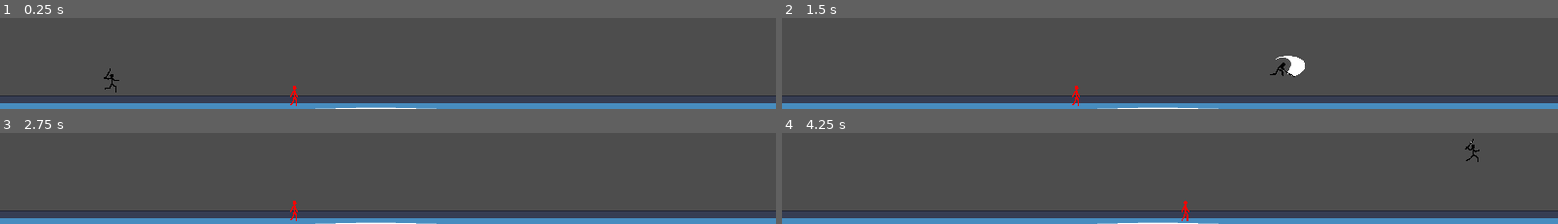
Above: before the commit, frames 1-4 (two rows, left to right).
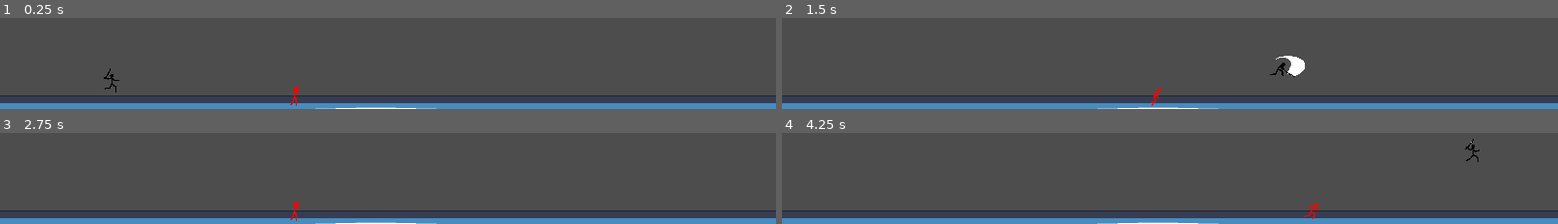
Above: after the commit, the same moments.

Repository: tyomhak/RedEyeSamurai-gd
Game: Godot game, scene res://scenes/levels/test_level.tscn
Two runs of this game, one before a commit and one after it. Both use one fixed random seed, a clock stepped at 60 frames per second and the inputs below. The engine's default icon, where the game draws it, is replaced by a stand-in: a white triangle on a blue panel in a dark square.
Inputs (mouse positions are in pixels of both pictures, inside the frame that each line leads up to):
- Up to frame 1 (0.25 s): no input
- Up to frame 2 (1.5 s): tap Enter at 0.5 s; move the mouse to (outside the picture) at 0.52 s; hold D (right) from 0.53 s (still down); click (outside the picture) at 0.6 s; tap Space (jump) at 0.77 s; move the mouse to (outside the picture) at 1.27 s; click (outside the picture) at 1.35 s
- Up to frame 3 (2.75 s): tap Space (jump) at 1.52 s; tap R (restart) at 2 s; move the mouse to (outside the picture) at 2.02 s; release D (right) at 2.03 s; hold A (left) from 2.03 s (still down); click (outside the picture) at 2.1 s
- Up to frame 4 (4.25 s): tap R (restart) at 2.75 s; move the mouse to (outside the picture) at 2.77 s; release A (left) at 2.78 s; hold D (right) from 2.78 s (still down); click (outside the picture) at 2.85 s; tap Space (jump) at 3.02, 3.77 s; move the mouse to (outside the picture) at 3.52 s; click (outside the picture) at 3.6 s

The runs differ from the first frame. In frame 1, less than 0.1% of the frame differs, in the area x 37-39%, y 74-88%; in frame 2, 0.2%; in frame 3, less than 0.1%; in frame 4, 0.2%, in the area x 51-70%, y 74-97%.
Error before the commit: Invalid call. Nonexistent function 'look_direction' in base 'CharacterBody2D (BasicEnemy)'. (res://src/combat/AI/EnemyFSMStates/EnemyChasing.gd:32)

Commit message:
Add bidirectional vision (player detection) to enemy.

Diff:
--- /dev/null
+++ b/scenes/combat/raycast_vision.tscn
@@ -0,0 +1,6 @@
+[gd_scene load_steps=2 format=3 uid="uid://hg3eatmqqrw2"]
+
+[ext_resource type="Script" path="res://src/entities/RaycastVision.gd" id="1_smyr2"]
+
+[node name="RaycastVision" type="Node2D"]
+script = ExtResource("1_smyr2")
--- a/scenes/entities/basic_enemy.tscn
+++ b/scenes/entities/basic_enemy.tscn
@@ -1,7 +1,8 @@
-[gd_scene load_steps=28 format=3 uid="uid://c52r1yv15qakh"]
+[gd_scene load_steps=29 format=3 uid="uid://c52r1yv15qakh"]
 
 [ext_resource type="Script" path="res://src/entities/basic_enemy.gd" id="1_1a3v1"]
 [ext_resource type="PackedScene" uid="uid://pj4lgwaib02r" path="res://scenes/combat/health.tscn" id="3_crsh2"]
+[ext_resource type="PackedScene" uid="uid://hg3eatmqqrw2" path="res://scenes/combat/raycast_vision.tscn" id="3_i15tw"]
 [ext_resource type="PackedScene" uid="uid://ctujvcxy8bbi4" path="res://scenes/visual_effects/blood_particles.tscn" id="4_g8kbv"]
 [ext_resource type="Script" path="res://src/combat/AI/FSM/StateMachine.gd" id="5_hv7bc"]
 [ext_resource type="PackedScene" uid="uid://b085ermere7ib" path="res://scenes/entities/enemy/enemy_states/EnemyIdle.tscn" id="6_4myh0"]
@@ -28,7 +29,7 @@
 [sub_resource type="CapsuleShape2D" id="CapsuleShape2D_wp2ha"]
 
 [sub_resource type="RectangleShape2D" id="RectangleShape2D_ytn6i"]
-size = Vector2(40, 34)
+size = Vector2(20, 30)
 
 [sub_resource type="SpriteFrames" id="SpriteFrames_5havr"]
 animations = [{
@@ -45,7 +46,7 @@
 "duration": 1.0,
 "texture": ExtResource("14_aqyi5")
 }],
-"loop": true,
+"loop": false,
 "name": &"attack",
 "speed": 10.0
 }, {
@@ -107,9 +108,6 @@
 [node name="CollisionShape2D" type="CollisionShape2D" parent="."]
 shape = SubResource("CapsuleShape2D_wp2ha")
 
-[node name="AttackRaycast" type="RayCast2D" parent="."]
-target_position = Vector2(50, 0)
-
 [node name="Health" parent="." instance=ExtResource("3_crsh2")]
 collision_layer = 4
 max_health = 30
@@ -117,42 +115,50 @@
 [node name="CollisionShape2D" parent="Health" index="0"]
 shape = SubResource("CapsuleShape2D_wp2ha")
 
+[node name="RaycastVision" parent="." instance=ExtResource("3_i15tw")]
+
+[node name="RaycastRight" type="RayCast2D" parent="RaycastVision"]
+target_position = Vector2(200, 0)
+collision_mask = 3
+
+[node name="RaycastLeft" type="RayCast2D" parent="RaycastVision"]
+target_position = Vector2(-200, 0)
+collision_mask = 3
+
 [node name="BloodParticles" parent="." instance=ExtResource("4_g8kbv")]
 
 [node name="FSM" type="Node" parent="." node_paths=PackedStringArray("initial_state")]
 script = ExtResource("5_hv7bc")
 initial_state = NodePath("EnemyIdle")
 
-[node name="EnemyIdle" parent="FSM" node_paths=PackedStringArray("visionRayCast") instance=ExtResource("6_4myh0")]
-visionRayCast = NodePath("../../VisionRaycast")
+[node name="EnemyIdle" parent="FSM" node_paths=PackedStringArray("raycastVision") instance=ExtResource("6_4myh0")]
+raycastVision = NodePath("../../RaycastVision")
 
 [node name="EnemyChasing" parent="FSM" instance=ExtResource("7_ivxfk")]
 
 [node name="EnemyAttack" parent="FSM" node_paths=PackedStringArray("attackNode") instance=ExtResource("8_mbtbf")]
-attackNode = NodePath("../../AreaAttack")
+attackNode = NodePath("../../DirectionNode/AreaAttack")
 
 [node name="EnemyHurt" parent="FSM" instance=ExtResource("9_j670l")]
 duration = 0.5
 
 [node name="EnemyDeath" parent="FSM" instance=ExtResource("9_uuk55")]
 
-[node name="VisionRaycast" type="RayCast2D" parent="."]
-target_position = Vector2(-100, 0)
-collision_mask = 2
+[node name="DirectionNode" type="Node2D" parent="."]
 
-[node name="AreaAttack" parent="." instance=ExtResource("9_861lg")]
-position = Vector2(-22, 0)
+[node name="AreaAttack" parent="DirectionNode" instance=ExtResource("9_861lg")]
+position = Vector2(20, 0)
 collision_mask = 2
 damage_amount = 2
 
-[node name="CollisionShape2D" parent="AreaAttack" index="0"]
+[node name="CollisionShape2D" parent="DirectionNode/AreaAttack" index="0"]
 position = Vector2(-4, -2)
 shape = SubResource("RectangleShape2D_ytn6i")
 
-[node name="AnimatedSprite2D" type="AnimatedSprite2D" parent="."]
+[node name="AnimatedSprite2D" type="AnimatedSprite2D" parent="DirectionNode"]
 scale = Vector2(0.256, 0.256)
 sprite_frames = SubResource("SpriteFrames_5havr")
-animation = &"death"
+animation = &"attack"
 
 [connection signal="onDeath" from="Health" to="BloodParticles" method="restart"]
 [connection signal="onDeath" from="Health" to="FSM/EnemyDeath" method="force_interrupt"]
@@ -160,4 +166,4 @@
 [connection signal="onTakeDamage" from="Health" to="FSM/EnemyHurt" method="force_interrupt"]
 
 [editable path="Health"]
-[editable path="AreaAttack"]
+[editable path="DirectionNode/AreaAttack"]
--- a/src/combat/AI/EnemyFSMStates/EnemyIdle.gd
+++ b/src/combat/AI/EnemyFSMStates/EnemyIdle.gd
@@ -1,7 +1,8 @@
 extends EnemyState
 class_name EnemyIdle
 
-@export var visionRayCast: RayCast2D # = $PlayerDetectRaycast
+#@export var visionRayCast: RayCast2D # = $PlayerDetectRaycast
+@export var raycastVision: RaycastVision = null
 
 func enter():
 	super()
@@ -17,8 +18,15 @@
 	charBody.velocity = charBody.velocity.lerp(Vector2.ZERO, 0.5)
 	charBody.move_and_slide()
 
-	var target = visionRayCast.get_collider()
-	#print(target)
-	if target and target is PlayerController:
+	var target = get_target()
+	if target:
 		charBody.player = target
 		transition_to("EnemyChasing")
+
+func get_target() -> PlayerController:
+	var targets = raycastVision.get_target()
+	for target in targets:
+		if target is PlayerController:
+			return target
+
+	return null
--- /dev/null
+++ b/src/entities/RaycastVision.gd
@@ -0,0 +1,20 @@
+extends Node2D
+class_name RaycastVision
+
+var rayCasts: Array
+
+func _ready():
+	var children = get_children()
+	for child in children:
+		if child is RayCast2D:
+			rayCasts.append(child as RayCast2D)
+	pass
+
+
+func get_target():
+	var targets = Array()
+	for ray in rayCasts:
+		if ray.is_colliding():
+			targets.append(ray.get_collider())
+
+	return targets
--- a/src/entities/basic_enemy.gd
+++ b/src/entities/basic_enemy.gd
@@ -1,7 +1,9 @@
 extends CharacterBody2D
 class_name BasicEnemy
 
-@onready var anim: AnimatedSprite2D = $AnimatedSprite2D
+@onready var anim: AnimatedSprite2D = $DirectionNode/AnimatedSprite2D
+@onready var directionNode: Node2D = $DirectionNode
+
 var player: PlayerController = null
 
 var gravity = ProjectSettings.get_setting("physics/2d/default_gravity")
@@ -9,3 +11,8 @@
 func _physics_process(delta):
 	velocity.y += gravity
 	move_and_slide()
+
+func look_direction(dir: Vector2):
+	if dir.x != 0:
+		var direction = sign(dir.x)
+		directionNode.scale.x = abs(directionNode.scale.x) * direction
